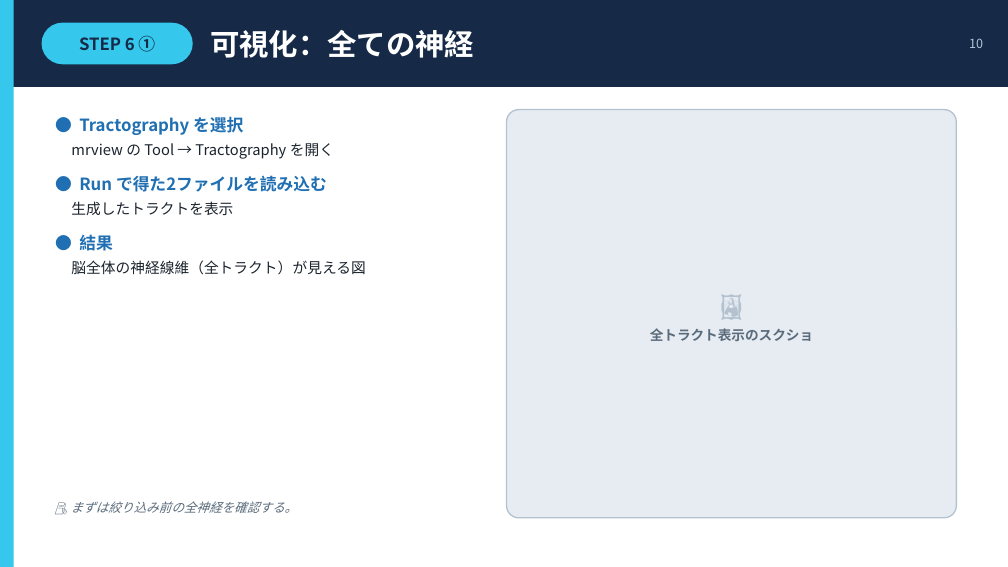
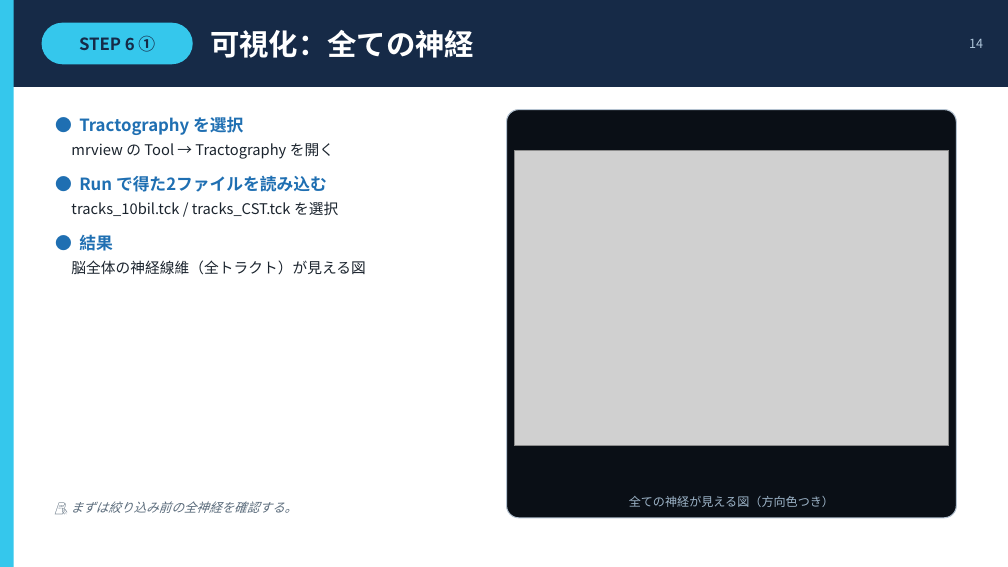
Before and after one commit to tiankevin02/Kevin-Email-AI, a slide deck: slide 14 of slides/CST_tractography_slides.pptx (slide 10 before the commit). Drawn at 1008x567 pixels with LibreOffice and Linux fonts; fonts in the diff are those of the drawing; grey boxes stand for pictures. Boxes give left, top, right and bottom in pixels: in the first picture for what was removed or moved away, otherwise in the second. Text is boxed around its words. In the diff, an @@ line names an element or a change of style, - is before the commit and + after.

```diff
--- a/slides/CST_tractography_slides.pptx
+++ b/slides/CST_tractography_slides.pptx
@@ text at bbox=[969, 39, 983, 48]: text changed @@
-10
+14
@@ rounded rectangle at bbox=[507, 110, 957, 518]: fill #E6ECF2 to #0A0F16; outline #B4C2D0 1.25 pt to #B4C2D0 1 pt @@
@@ picture added at bbox=[514, 150, 949, 445] @@
@@ text at bbox=[71, 201, 338, 216]: text changed @@
-生成したトラクトを表示
+tracks_10bil.tck / tracks_CST.tck を選択
@@ text removed at bbox=[650, 328, 813, 341] @@
-🖼
-全トラクト表示のスクショ
@@ text added at bbox=[629, 496, 834, 507], 11.5 pt, text #9DB4C8 @@
+全ての神経が見える図（方向色つき）
```
Also in this commit, not shown: 8 other slides changed, 5 slides added, 1 slide removed, 11 other files.
